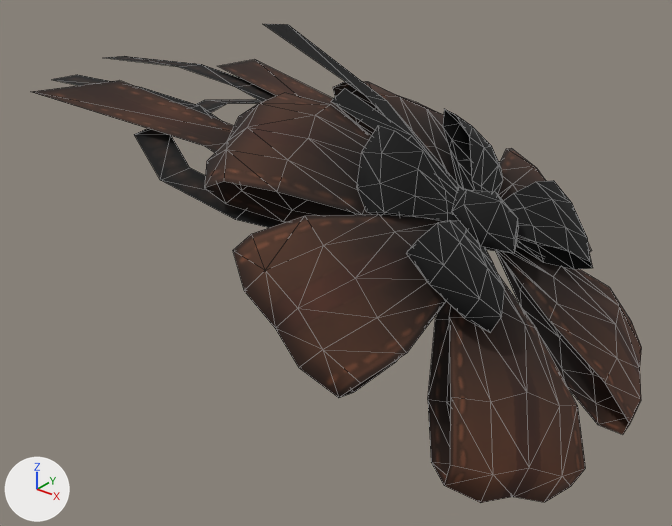
The glTF model game/assets/player/outfits/head_l1255.glb as it was, and as the next commit left it.
Before and after are seen from a 50 mm lens placed at (0.638, -0.479, 0.427), pointed at (0.264, -0.011, 0.136). Every picture has the same lights, and +X, +Y and +Z are marked at lower left. The picture after the commit comes second. Mesh edges are drawn as thin lines. Where no turn or scale is listed for an object, it has been applied to the vertices.

In view in the first picture: 'L1255'.
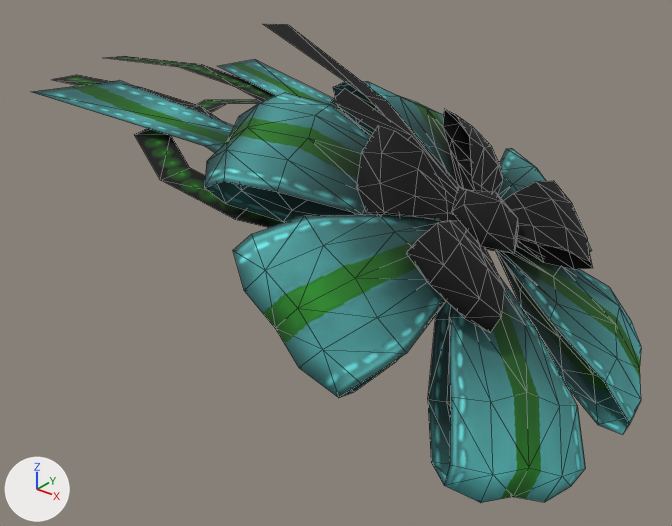
Scene script edits in JSON lines:
```json
{"op": "add", "block": "img_b1255h01b__49a818_png", "code": ["img_b1255h01b__49a818_png = load_image('b1255h01b__49a818.png', '../textures/b1255h01b__49a818.png', 512, 512, 'sRGB')"]}
{"op": "add", "block": "mat_b1255h01b__49a818", "code": ["mat_b1255h01b__49a818 = bpy.data.materials.new('b1255h01b__49a818')", "# uses the picture img_b1255h01b__49a818_png"]}
{"block": "me_l1255", "where": "me_l1255.from_pydata(...)  # 454 vertices, 652 faces; spans x -0.057..0.441, y -0.117..0.198, z 0.059..0.285"}
{"op": "remove", "block": "me_l1255", "code": "me_l1255.materials.append(mat_b1255h01b__1ddd18)"}
{"op": "add", "block": "me_l1255", "code": "me_l1255.materials.append(mat_b1255h01b__49a818)"}
```

What differs and where, as boxes [x1, y1, x2, y2] in the pictures (672 x 526 px):
```json
{"object": "L1255", "change": "recoloured", "before": [33, 56, 642, 503], "after": [33, 56, 642, 503], "on screen": "lighter"}
```
